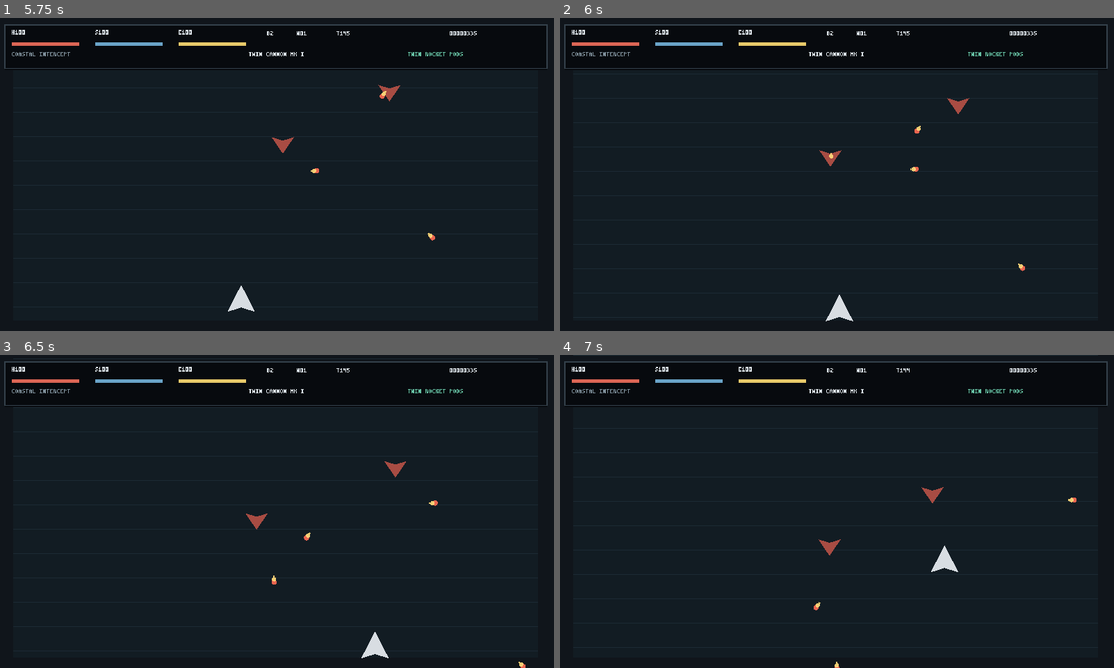
Above: before the commit, frames 1-4 (two rows, left to right).
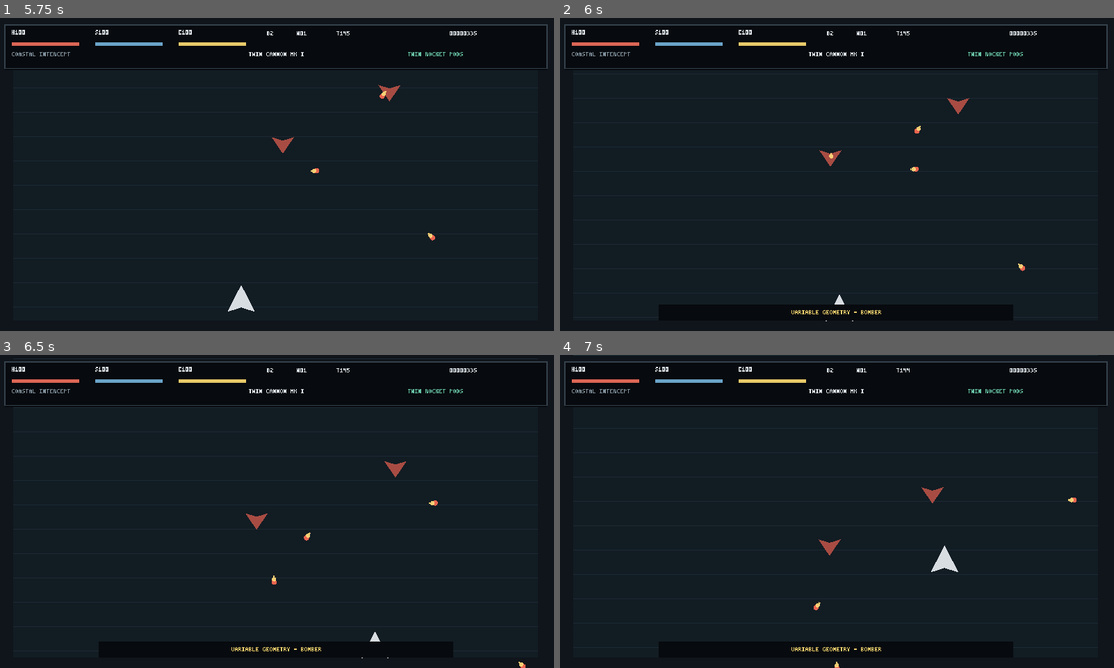
Above: after the commit, the same moments.

Repository: EVAVO-STUDIO/godot-462-strike-wing-94
Game: Godot game, scene res://scenes/main.tscn
Same seed, same stepped clock (60 frames per second), same inputs: the game is played once before the commit and once after it.
Inputs:
- Up to frame 1 (5.75 s): tap Enter (confirm) at 0.5, 0.6 s; hold D (move_right) 0.53-1.28 s; hold S (move_down) 1.28-2.03 s; tap C (cycle_support) at 1.35 s; tap R (restart) at 2 s; hold D (move_right) 2.03-2.78 s; hold Space (fire_primary) 2.03-2.78 s; hold W (move_up) 2.78-3.53 s; tap X (fire_secondary) at 2.85 s; hold A (move_left) 3.53-5.03 s; tap Z (fire_support) at 3.6 s; tap H (service_hull) at 4.35 s; hold S (move_down) from 5.03 s (still down); tap J (service_shield) at 5.1 s
- Up to frame 2 (6 s): release S (move_down) at 5.78 s; hold D (move_right) from 5.78 s (still down); tap Q (transform_craft, bound only after the commit) at 5.85 s
- Up to frame 3 (6.5 s): keep holding D (move_right)
- Up to frame 4 (7 s): release D (move_right) at 6.53 s; hold W (move_up) from 6.53 s (still down); tap Enter (confirm) at 6.6 s

Frame 1 is identical in both runs. In frame 2, 0.4% of the frame differs, in the area x 17-82%, y 91-97%; in frame 3, 0.4%; in frame 4, 0.2%.

Commit message:
feat: activate variable geometry craft controller

Diff:
--- a/project.godot
+++ b/project.godot
@@ -10,6 +10,7 @@
 SupportDirector="*res://scripts/support_director.gd"
 CampaignSave="*res://scripts/campaign_save.gd"
 EncounterDirector="*res://scripts/encounter_director.gd"
+CraftFormDirector="*res://scripts/craft_form_director.gd"
 BossDirector="*res://scripts/boss_director.gd"
 PixelUiDirector="*res://scripts/pixel_ui_director.gd"
 ProjectileCueDirector="*res://scripts/projectile_cue_director.gd"
